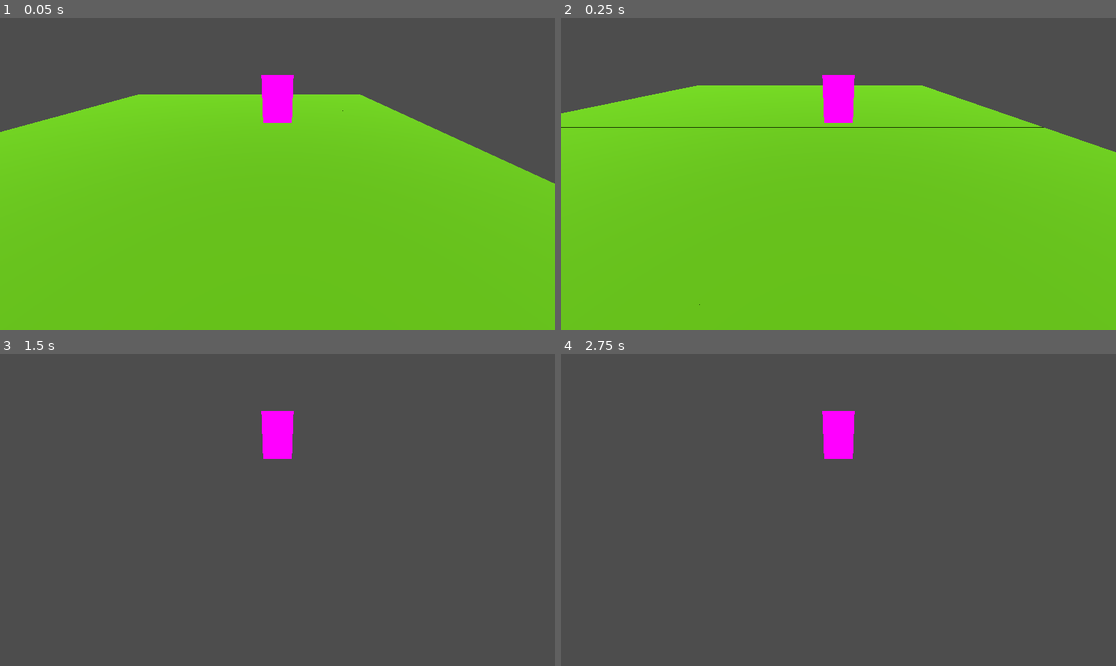
Above: before the commit, frames 1-4 (two rows, left to right).
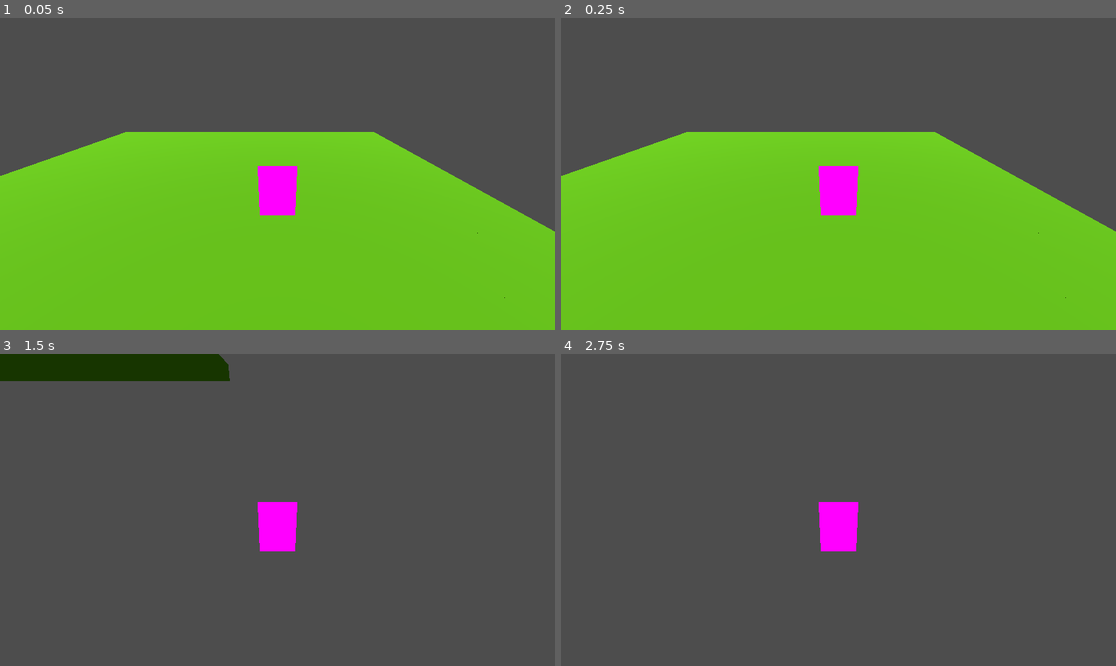
Above: after the commit, the same moments.

Repository: Lele1409/projectcl
Game: Godot game, scene res://Scenes/World.tscn
Two runs of this game, one before a commit and one after it. Both use one fixed random seed, a clock stepped at 60 frames per second and the inputs below.
Inputs:
- Up to frame 1 (0.05 s): no input
- Up to frame 2 (0.25 s): no input
- Up to frame 3 (1.5 s): tap Enter at 0.5 s; hold D (move_right) 0.53-1.28 s; hold S (move_back) from 1.28 s (still down)
- Up to frame 4 (2.75 s): tap Space at 2 s; release S (move_back) at 2.03 s; hold D (move_right) from 2.03 s (still down)

The runs differ from the first frame. In frame 1, 14% of the frame differs, in the area x 0-100%, y 18-90%; in frame 2, 18%, in the area x 0-100%, y 18-92%; in frame 3, 5.5%; in frame 4, 1.9%.

Commit message:
[Scenes] aligned player camera properly, adjusted perspective

Diff:
--- a/src/Scenes/World.tscn
+++ b/src/Scenes/World.tscn
@@ -23,8 +23,8 @@
 transform = Transform3D(1, 0, 0, 0, -4.37114e-08, 1, 0, -1, -4.37114e-08, 0, 25, 0)
 
 [node name="Player" parent="." instance=ExtResource("2_b1xxo")]
-transform = Transform3D(1, 0, 0, 0, 1, 0, 0, 0, 1, 0.294796, 1.78481, 0.503997)
+transform = Transform3D(1, 0, 0, 0, 1, 0, 0, 0, 1, 0, 1, 0)
 
 [node name="PlayerCamera" type="Camera3D" parent="Player"]
-transform = Transform3D(1, 0, 0, 0, 0.866025, 0.5, 0, -0.5, 0.866025, 0, 2, 7)
+transform = Transform3D(1, 0, 0, 0, 0.905857, 0.423583, 0, -0.423583, 0.905857, 0, 3.48816, 4.70724)
 current = true
Not shown: 2 places in src/Assets/World/tiles.tres that only renumber resources
